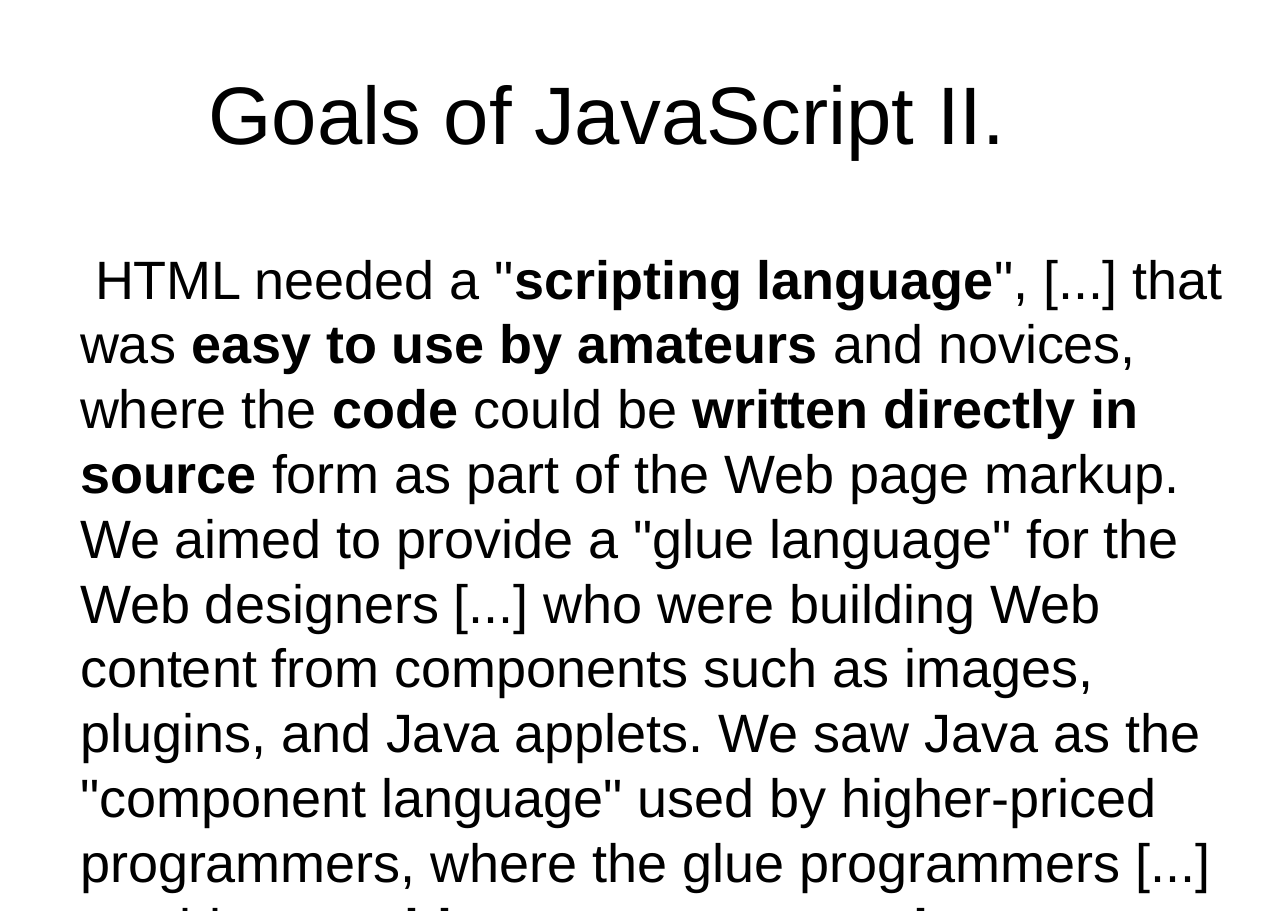
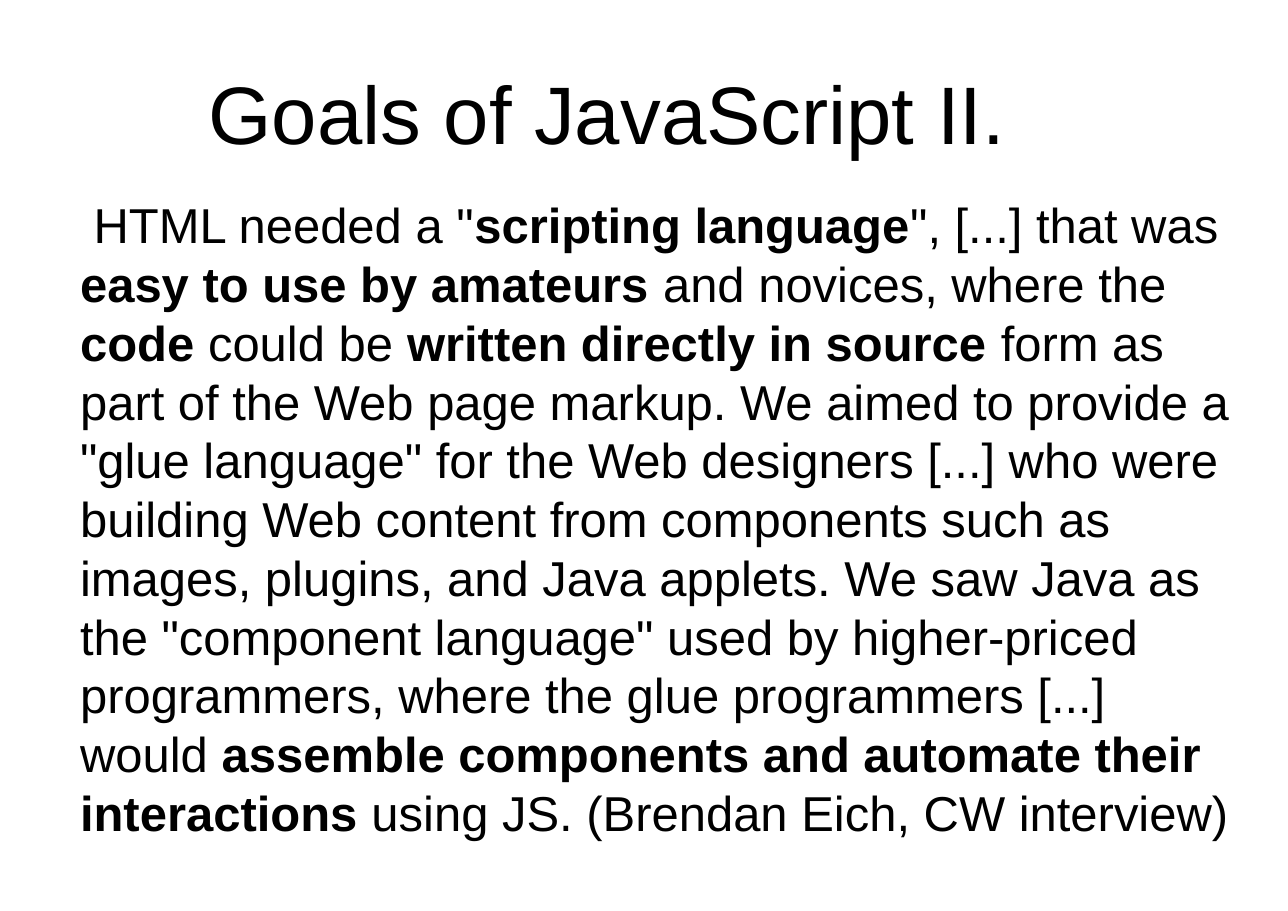
Before and after one commit to peterborkuti/other, a slide deck: slide 16 of JavaScriptBasics/jsbasics-slide.odp (slide 14 before the commit). Drawn at 1288x911 pixels with LibreOffice and Linux fonts; fonts in the diff are those of the drawing; background and template pictures are left out. Boxes give left, top, right and bottom in pixels: in the first picture for what was removed or moved away, otherwise in the second. Text is boxed around its words. In the diff, an @@ line names an element or a change of style, - is before the commit and + after.

```diff
--- a/JavaScriptBasics/jsbasics-slide.odp
+++ b/JavaScriptBasics/jsbasics-slide.odp
@@ text "HTML needed a "scripting language", ...": place and size @@
-text "HTML needed a "scripting language", ..." at [80,260,1223,891]
+text "HTML needed a "scripting language", ..." at [80,207,1229,782]
@@ text "HTML needed a "scripting language", ..." at [80,207,1229,782]: size 35.3 to 32 pt @@
```
Also in this commit, not shown: 7 other slides changed, 12 slides added, 2 other files.
